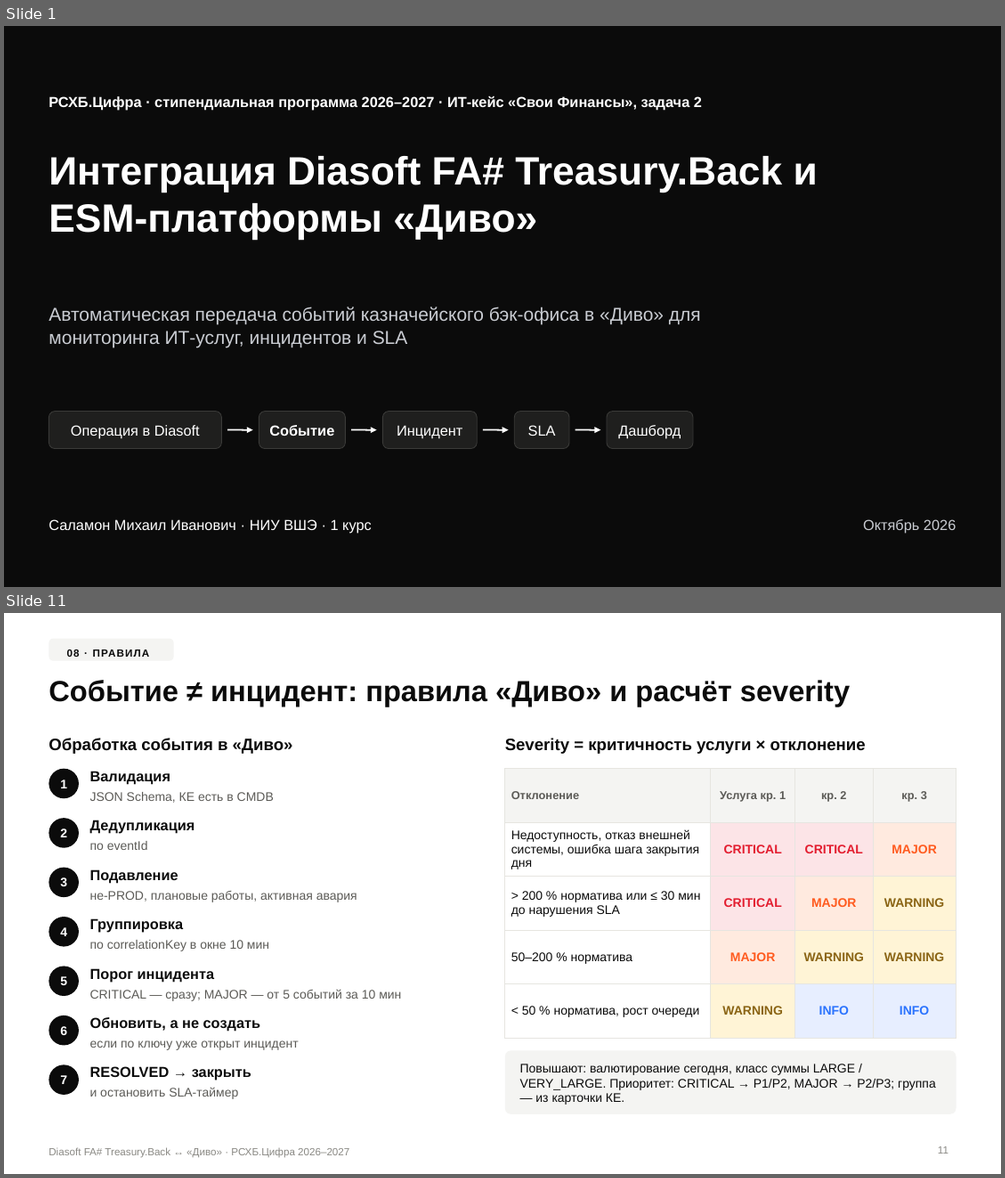
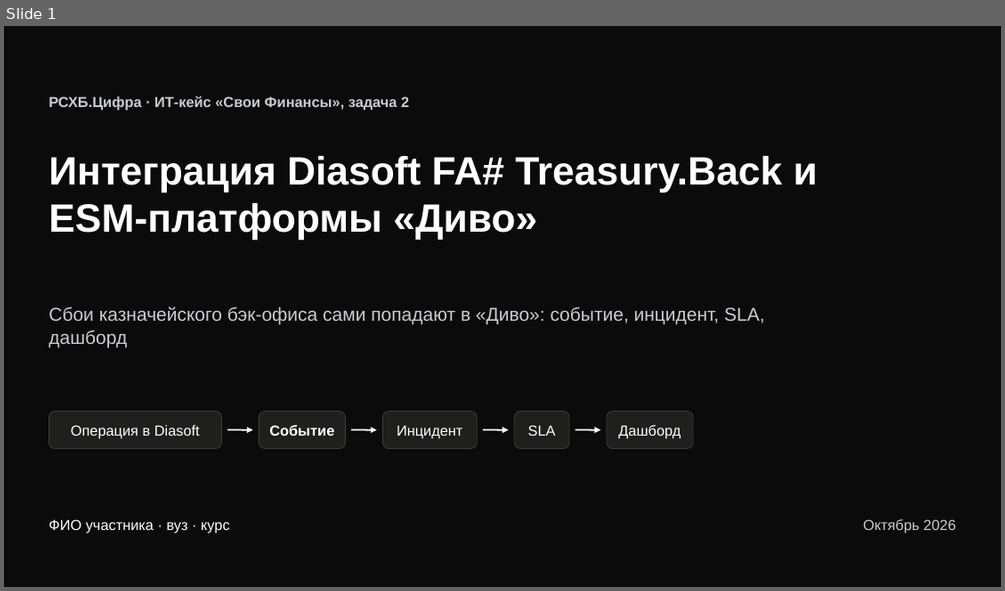
Before and after one commit to schierketsu/rshb, a slide deck: presentation/Diasoft-Divo-integration.pptx. Shown one above the other, each under a label of ours: slides 1 and 11 before the commit, slide 1 after it; the slides between them are not shown. The pictures are 1005x1178 and 1005x591 pixels, drawn with LibreOffice and Linux fonts; fonts in the diff are those of the drawing. Boxes give left, top, right and bottom in pixels: in the first picture for what was removed or moved away, otherwise in the second. Text is boxed around its words. In the diff, an @@ line names an element or a change of style, - is before the commit and + after.

```diff
--- a/presentation/Diasoft-Divo-integration.pptx
+++ b/presentation/Diasoft-Divo-integration.pptx
@@ slide 11 removed at (4, 613, 1001, 1174), background #FFFFFF @@
@@ rounded rectangle removed at (48, 639, 174, 661) @@
-08 · ПРАВИЛА
@@ title removed at (48, 680, 850, 706) @@
-Событие ≠ инцидент: правила «Диво» и расчёт severity
@@ text removed at (48, 738, 293, 754) @@
-Обработка события в «Диво»
@@ text removed at (505, 738, 866, 754) @@
-Severity = критичность услуги × отклонение
@@ ellipse removed at (48, 769, 79, 798) @@
-1
@@ text removed at (90, 771, 171, 785) @@
-Валидация
@@ table removed at (505, 769, 956, 1021), 5 rows, 4 columns @@
-Отклонение | Услуга кр. 1 | кр. 2 | кр. 3
-Недоступность, отказ внешней системы, ошибка шага закрытия дня | CRITICAL | CRITICAL | MAJOR
-> 200 % норматива или ≤ 30 мин до нарушения SLA | CRITICAL | MAJOR | WARNING
-50–200 % норматива | MAJOR | WARNING | WARNING
-< 50 % норматива, рост очереди | WARNING | INFO | INFO
@@ text removed at (90, 792, 274, 803) @@
-JSON Schema, КЕ есть в CMDB
@@ ellipse removed at (48, 818, 79, 848) @@
-2
@@ text removed at (90, 819, 195, 834) @@
-Дедупликация
@@ text removed at (90, 841, 148, 850) @@
-по eventId
@@ ellipse removed at (48, 868, 79, 897) @@
-3
@@ text removed at (90, 869, 178, 883) @@
-Подавление
@@ text removed at (90, 891, 357, 902) @@
-не-PROD, плановые работы, активная авария
@@ ellipse removed at (48, 916, 79, 947) @@
-4
@@ text removed at (90, 918, 184, 933) @@
-Группировка
@@ text removed at (90, 940, 269, 951) @@
-по correlationKey в окне 10 мин
@@ ellipse removed at (48, 966, 79, 996) @@
-5
@@ text removed at (90, 968, 215, 981) @@
-Порог инцидента
@@ text removed at (90, 989, 401, 1001) @@
-CRITICAL — сразу; MAJOR — от 5 событий за 10 мин
@@ ellipse removed at (48, 1015, 79, 1046) @@
-6
@@ text removed at (90, 1017, 261, 1031) @@
-Обновить, а не создать
@@ ellipse removed at (48, 1064, 79, 1094) @@
-7
@@ text removed at (90, 1040, 298, 1050) @@
-если по ключу уже открыт инцидент
@@ text removed at (90, 1066, 251, 1080) @@
-RESOLVED → закрыть
@@ rounded rectangle removed at (505, 1051, 956, 1114) @@
@@ text removed at (520, 1063, 936, 1104) @@
-Повышают: валютирование сегодня, класс суммы LARGE / VERY_LARGE. Приоритет: CRITICAL → P1/P2, MAJOR → P2/P3; группа — из карточки КЕ.
@@ text removed at (90, 1086, 238, 1099) @@
-и остановить SLA-таймер
@@ page number removed at (938, 1146, 948, 1153) @@
-11
@@ text removed at (48, 1147, 349, 1158) @@
-Diasoft FA# Treasury.Back ↔ «Диво» · РСХБ.Цифра 2026–2027
@@ slide 1 changed as well @@
@@ text at (48, 96, 409, 111): text changed; text colour #FFFFFF to #C9CCD2 @@
-РСХБ.Цифра · стипендиальная программа 2026–2027 · ИТ-кейс «Свои Финансы», задача 2
+РСХБ.Цифра · ИТ-кейс «Свои Финансы», задача 2
@@ text at (48, 306, 764, 347): text changed @@
-Автоматическая передача событий казначейского бэк-офиса в «Диво» для мониторинга ИТ-услуг, инцидентов и SLA
+Сбои казначейского бэк-офиса сами попадают в «Диво»: событие, инцидент, SLA, дашборд
@@ text at (48, 519, 230, 533): text changed @@
-Саламон Михаил Иванович · НИУ ВШЭ · 1 курс
+ФИО участника · вуз · курс
```
Also in this commit, not shown: 5 other slides changed, 11 slides added, 16 other slides removed, 9 other files.
